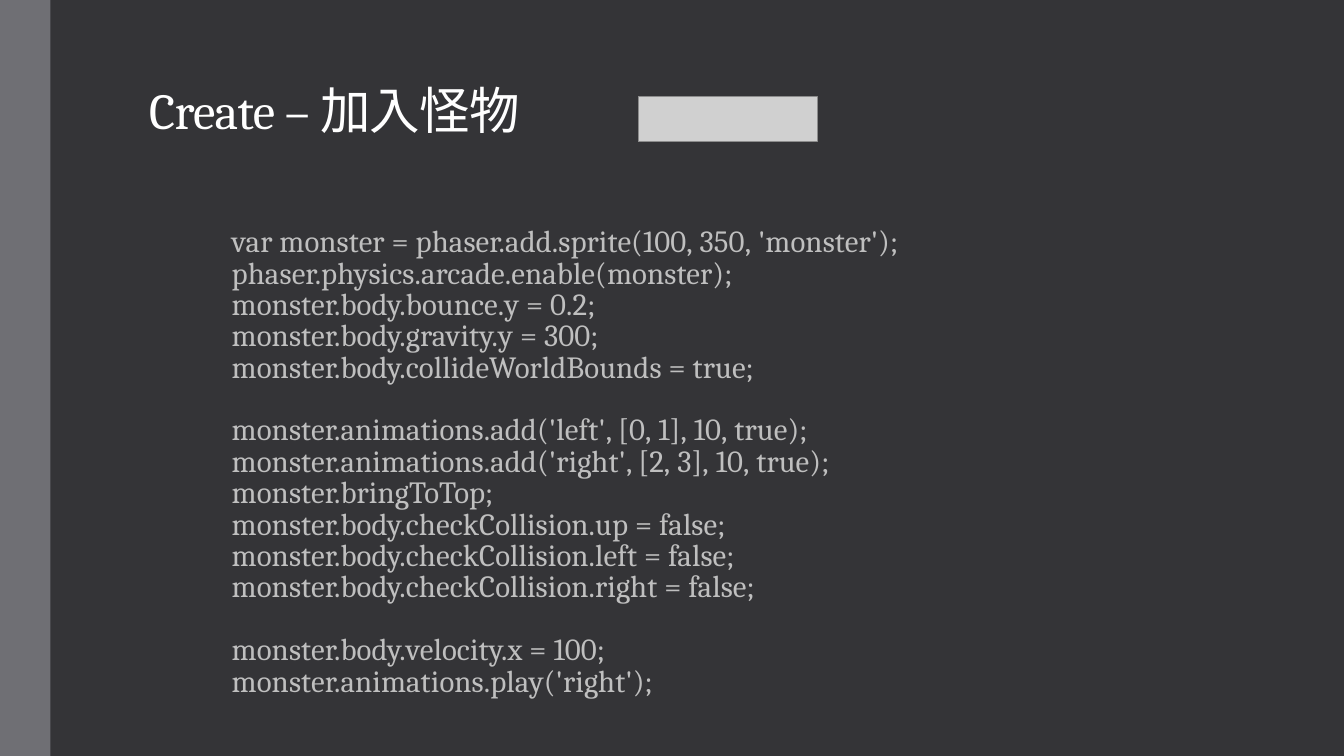
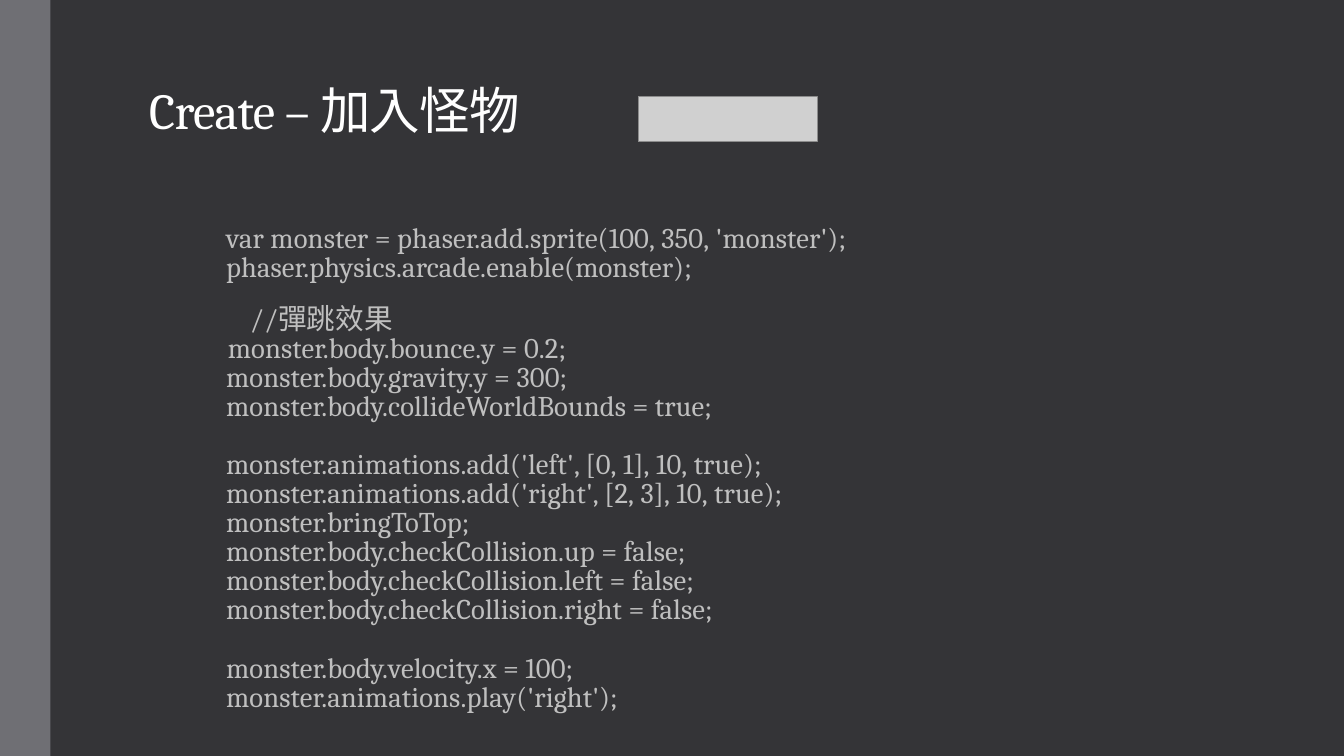
Before and after one commit to NCHUIT/104B_phaser_maple_game, a slide deck: slide 7 of maple_01.pptx. Drawn at 1344x756 pixels with LibreOffice and Linux fonts; fonts in the diff are those of the drawing; grey boxes stand for pictures. Boxes give left, top, right and bottom in pixels: in the first picture for what was removed or moved away, otherwise in the second. Text is boxed around its words. In the diff, an @@ line names an element or a change of style, - is before the commit and + after.

Commit message:
ppt XD

```diff
--- a/maple_01.pptx
+++ b/maple_01.pptx
@@ subtitle at (226, 228, 846, 713): text changed; size 22 to 20.4 pt @@
-var monster = phaser.add.sprite(100, 350, 'monster');
-phaser.physics.arcade.enable(monster);
-monster.body.bounce.y = 0.2;
-monster.body.gravity.y = 300;
-monster.body.collideWorldBounds = true;
-monster.animations.add('left', [0, 1], 10, true);
-monster.animations.add('right', [2, 3], 10, true);
-monster.bringToTop;
-monster.body.checkCollision.up = false;
-monster.body.checkCollision.left = false;
-monster.body.checkCollision.right = false;
-monster.body.velocity.x = 100;
-monster.animations.play('right');
+var monster = phaser.add.sprite(100, 350, 'monster');
+phaser.physics.arcade.enable(monster);
+//彈跳效果
+monster.body.bounce.y = 0.2;
+monster.body.gravity.y = 300;
+monster.body.collideWorldBounds = true;
+monster.animations.add('left', [0, 1], 10, true);
+monster.animations.add('right', [2, 3], 10, true);
+monster.bringToTop;
+monster.body.checkCollision.up = false;
+monster.body.checkCollision.left = false;
+monster.body.checkCollision.right = false;
+monster.body.velocity.x = 100;
+monster.animations.play('right');
```
Also in this commit, not shown: 11 other slides changed, 1 other file.
